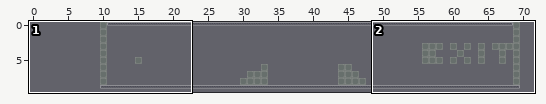
Tiled map: maps/tieldmaps/multi/04.tmx. The first picture is a wide view before the edit; the outline marks the close-up.
Close-up. The starting point:
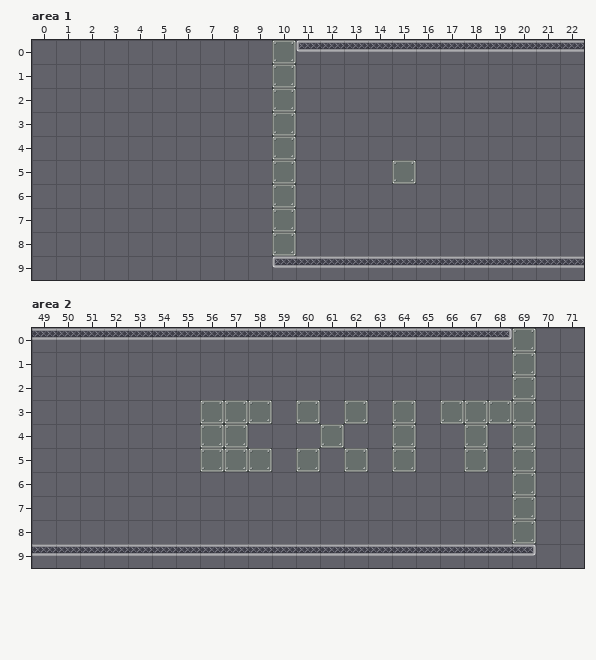
Cells are 64x64 px. Shown: area 1 x 0..22, y 0..9; area 2 x 49..71, y 0..9. The old version is drawn lined up with the new one.
After:
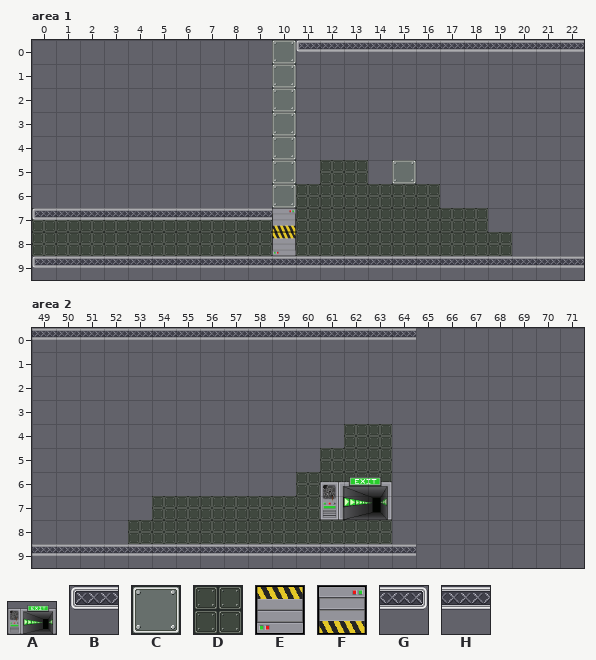
Key: from "fin": A 0; from "left": B 0; from "mur": C 0; from "mur2": D 0; from "portebas": E 0; from "portehaut": F 0; from "right": G 0; from "sol": H 0.
_ is an empty cell.
Tiles of an added or newly shown layer are drawn over the layers below it.
Change:
map size 60x10 -> 65x10 cells (old content now starts at 10,0; both pictures use the new coordinates)
Layer "foreground" (added), area 1:
y 5: x 12..13 __ -> DD
y 6: x 11..16 ______ -> DDDDDD
y 7: x 0..9 __________ -> DDDDDDDDDD; x 11..18 ________ -> DDDDDDDD
y 8: x 0..9 __________ -> DDDDDDDDDD; x 11..19 _________ -> DDDDDDDDD
Layer "front", area 1:
y 7: x 0..10 __________C -> BHHHHHHHHHF
y 8: x 10 C -> E
y 9: x 0..10 __________B -> BHHHHHHHHHH
Layer "foreground" (added), area 2:
y 4: x 62..63 __ -> DD
y 5: x 61..63 ___ -> DDD
y 6: x 60..63 ____ -> DDDD
y 7: x 54..60 _______ -> DDDDDDD; x 62..63 __ -> DD
y 8: x 53..63 ___________ -> DDDDDDDDDDD
Layer "front", area 2:
y 0: x 65..69 HHHGC -> _____
y 1..2: x 69 C -> _
y 3: x 56..58 CCC -> ___; x 60 C -> _; x 62 C -> _; x 64 C -> _; x 66..69 CCCC -> ____
y 4: x 56..57 CC -> __; x 61 C -> _; x 64 C -> _; x 67 C -> _; x 69 C -> _
y 5: x 56..58 CCC -> ___; x 60 C -> _; x 62 C -> _; x 64 C -> _; x 67 C -> _; x 69 C -> _
y 6: x 69 C -> _
y 7: x 61 _ -> A; x 69 C -> _
y 8: x 69 C -> _
y 9: x 65..69 HHHHG -> _____
Where, in picture pixels (left, top, right, bottom), the same in both close-ups:
changed: (32, 160, 512, 268)
removed: (416, 328, 536, 556)
changed: (128, 400, 416, 544)
